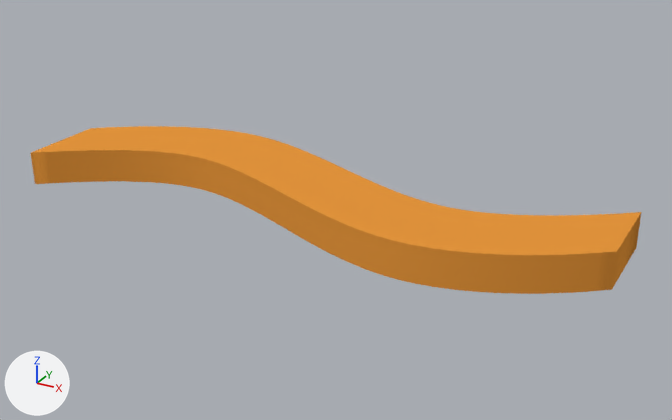
The Blender file assets/tilde.blend, before and after one commit.
One viewpoint serves both versions: a camera (50 mm lens) standing at (1.443, -1.948, 0.999) and looking at (0.327, 0.081, -0.016). The axes (+X, +Y, +Z) are drawn at lower left. The lights are the same throughout. Text is drawn in Blender's own font.

In view in the first picture: 'Text'.
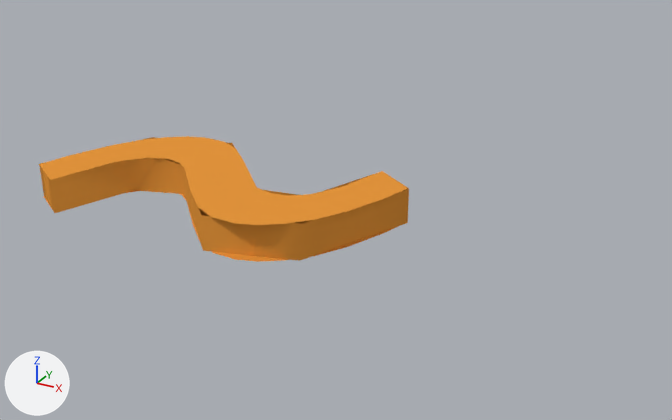
The change, as a list of edits to the scene's bpy script:
```text
Add me_cutext:
    me_cutext.from_pydata(...)  # 90 vertices, 77 faces; spans x -0.0509..0.0509, y -0.0169..0.017, z -0.01..0.01
    me_cutext.materials.append(mat_material_001)  # orange #e7973d
Change ob_text:
    ob_text: bpy.data.objects.new('Text', txt_text) -> bpy.data.objects.new('Text', me_cutext)
    ob_text.scale: (9.86, 9.72, 3.85) -> (9.86, 14.7, 5.0)
```

Location of each change, (x1, y1, x2, y2) in pixels of the pictures (672 x 420 px):
'Text', reshaped, rescaled (39% narrower, 25% shorter)
    before: (31, 126, 641, 294)
    after: (39, 136, 409, 262)
